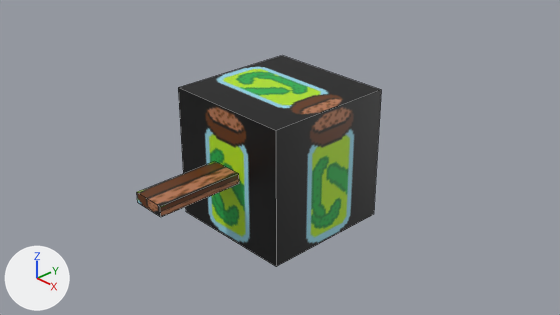
The Blender file Assets/blenderObj/rightBlock.blend: old version first, new version second.
Before and after are seen from the file's camera 'Camera'. Lighting does not change. The marker at lower left points along +X, +Y and +Z. Mesh edges are drawn as thin lines.
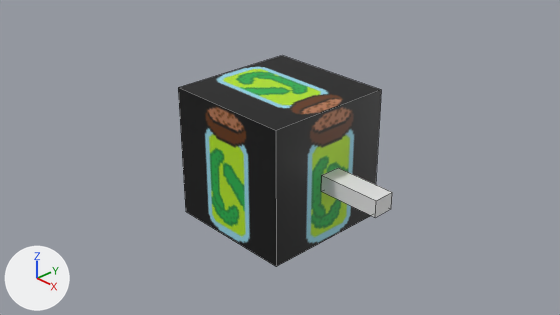
Where the newer file only moved an object's origin or applied its transform, the numbers keep the older frame.

What differs and where, as boxes [x1, y1, x2, y2] in the pictures (560 x 315 px):
'Cube.001', recoloured, reshaped (30% narrower, 12% shorter)
    before: [137, 161, 239, 217]
    after: [321, 168, 392, 217]

Patch to the scene script:
```diff
--- a/Assets/blenderObj/rightBlock.blend.py
+++ b/Assets/blenderObj/rightBlock.blend.py
@@ me_cube_001 @@
 me_cube_001.from_pydata(...)  # 8 vertices, 6 faces; spans x -0.076..0.076, y -0.256..0.256, z -0.641..0.641
 # used by ob_cube_001; location = (0.015, -1.641, 0.051); rotation_euler = (1.571, -1.571, 0.0), in degrees (90, -90, 0)
-me_cube_001.vertices[0].co = (-0.076, -0.256, -0.641)  # pixel (239, 183)
-me_cube_001.vertices[1].co = (-0.076, -0.256, 0.641)  # pixel (160, 217)
-me_cube_001.vertices[2].co = (-0.076, 0.256, -0.641)
-me_cube_001.vertices[3].co = (-0.076, 0.256, 0.641)  # pixel (137, 202)
-me_cube_001.vertices[4].co = (0.076, -0.256, -0.641)  # pixel (238, 173)
-me_cube_001.vertices[5].co = (0.076, -0.256, 0.641)  # pixel (160, 206)
-me_cube_001.vertices[6].co = (0.076, 0.256, -0.641)  # pixel (214, 161)
-me_cube_001.vertices[7].co = (0.076, 0.256, 0.641)  # pixel (136, 192)
-me_cube_001.materials.append(mat_right)  # picture img_358175180_6497484650317253_6060483724122260124_n_png
+# me_cube_001 part 1
+me_cube_001.vertices[0].co = (-0.215, -0.985, -1.48)  # pixel (321, 191)
+me_cube_001.vertices[1].co = (-0.215, -1.942, -1.48)  # pixel (375, 217)
+me_cube_001.vertices[2].co = (0.033, -0.985, -1.48)  # pixel (321, 175)
+me_cube_001.vertices[3].co = (0.033, -1.942, -1.48)  # pixel (376, 200)
+me_cube_001.vertices[4].co = (-0.215, -0.985, -1.804)
+me_cube_001.vertices[5].co = (-0.215, -1.942, -1.804)  # pixel (391, 208)
+me_cube_001.vertices[6].co = (0.033, -0.985, -1.804)  # pixel (338, 167)
+me_cube_001.vertices[7].co = (0.033, -1.942, -1.804)  # pixel (392, 192)
```
